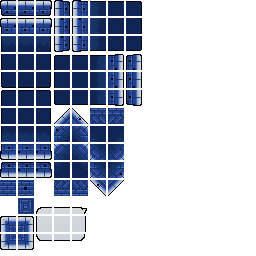
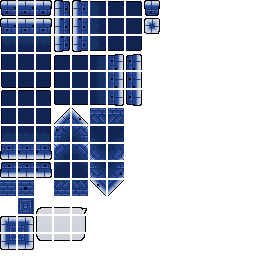
Before/after of a 256px x 256px layered artwork. What changed in the layer stack:
painted on "그룹 2 - 고급 개체 그룹" over 144, 0, 160, 34
